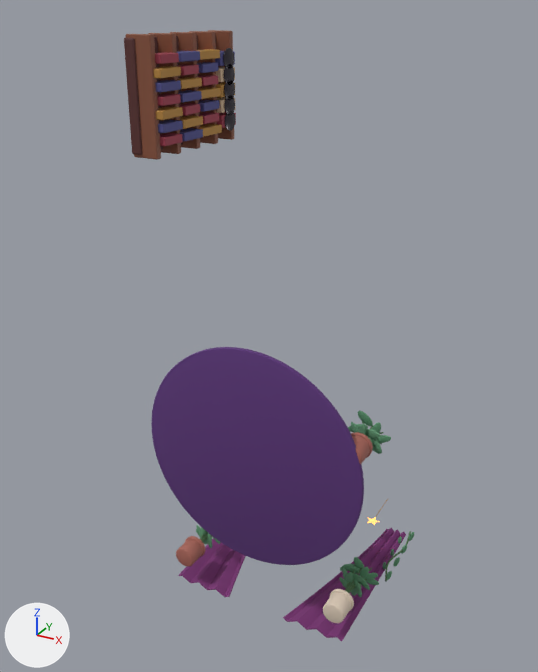
Renders of the glTF model public/assets/models/drum-corner.glb from each side of a commit.
Before and after are seen from a 50 mm lens placed at (7.5, -12.69, 9.68), pointed at (-0.69, 2.21, 2.23). The lights are fixed; the arrows at lower left show +X, +Y and +Z. The picture after the commit comes second. Where no turn or scale is listed for an object, it has been applied to the vertices.

In view in the first picture: 'Batched_Book_Burgundy', 'Batched_Book_Indigo', 'Batched_Book_Ochre', 'Batched_Cream_Ceramic', 'Batched_Plant_Leaves', 'Batched_Plant_Stems', 'Batched_Plum_Curtain_Velvet', 'Batched_Rug_Deep_Purple', 'Batched_Vinyl_Black', 'Batched_Walnut_Wood', 'Batched_Warm_Ceramic', 'Music_Shelf_Back' and 2 more.
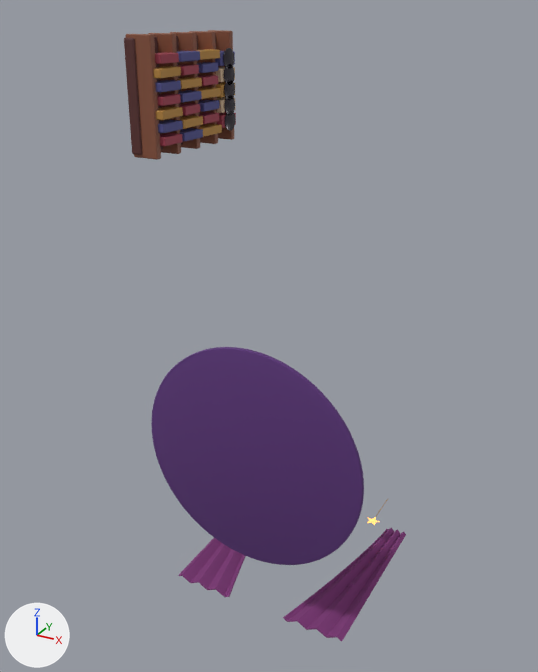
Where the change shows, as pixel boxes [x1, y1, x2, y2] in the pictures (538 x 672 px):
'Batched_Plant_Leaves', deleted: before [196, 411, 414, 597]
'Batched_Warm_Ceramic', deleted: before [176, 432, 373, 566]
'Batched_Cream_Ceramic', deleted (beige): before [323, 589, 354, 623]
'Batched_Plant_Stems', deleted: before [200, 422, 411, 593]

The change, as a diff of the scene's bpy script:
```diff
--- a/public/assets/models/drum-corner.glb.py
+++ b/public/assets/models/drum-corner.glb.py
@@ ob_batched_warm_ceramic @@
-ob_batched_warm_ceramic = bpy.data.objects.new('Batched_Warm_Ceramic', me_cylinder_007)
-ob_batched_warm_ceramic.location = (-2.05, 0.28, -3.62)
@@ ob_batched_plant_stems @@
-ob_batched_plant_stems = bpy.data.objects.new('Batched_Plant_Stems', me_plant_left_stem_0)
-ob_batched_plant_stems.location = (0.0, 0.0, 0.0)
@@ ob_batched_plant_leaves @@
-ob_batched_plant_leaves = bpy.data.objects.new('Batched_Plant_Leaves', me_sphere_001)
-ob_batched_plant_leaves.location = (-2.13, 1.04, -3.47)
@@ ob_batched_cream_ceramic @@
-ob_batched_cream_ceramic = bpy.data.objects.new('Batched_Cream_Ceramic', me_cylinder_009)
-ob_batched_cream_ceramic.location = (2.25, 0.28, -3.55)
```
